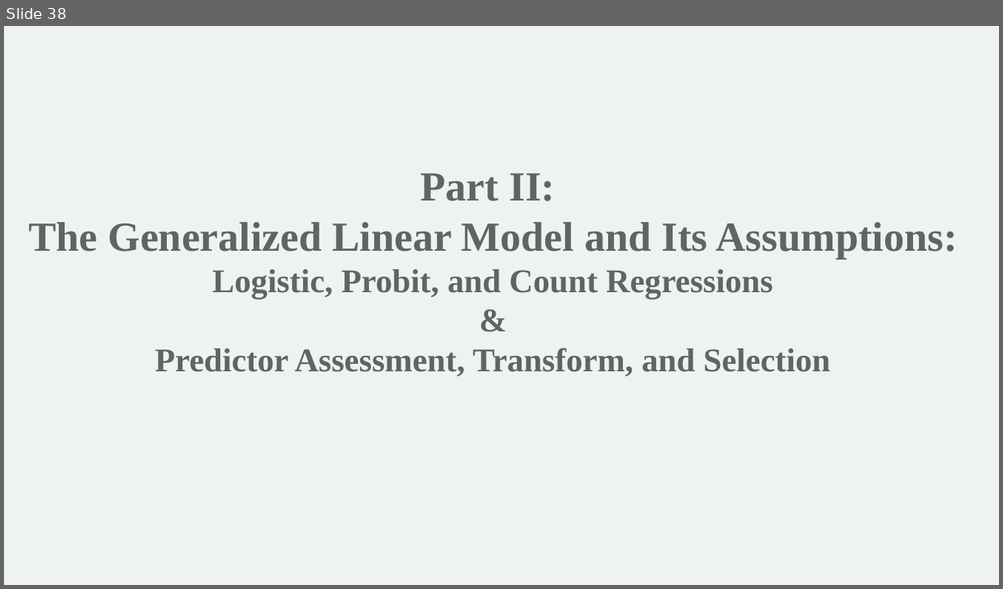
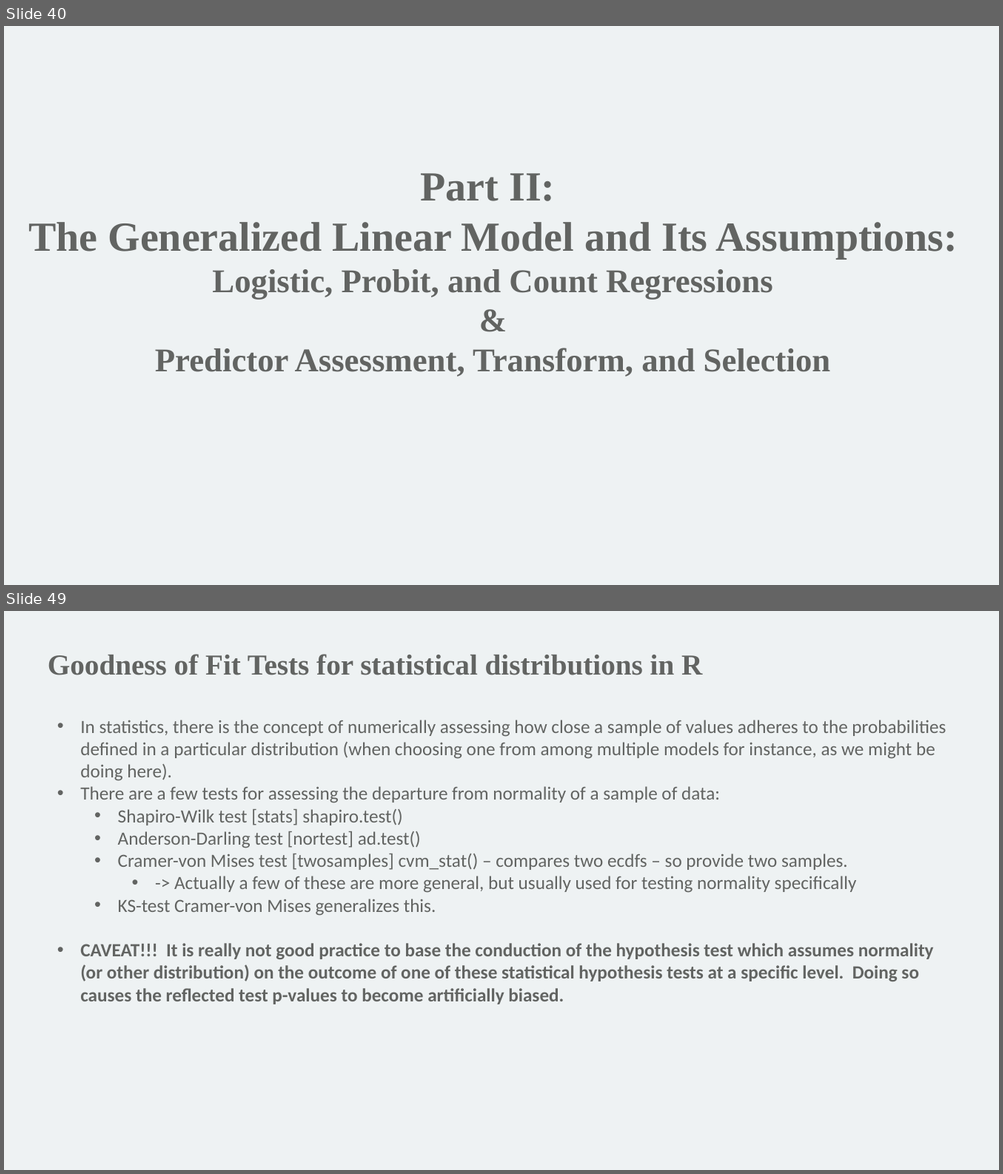
Before and after one commit to mathornton01/2022_UTSW_Lyda_Hill_Department_Beginning_R_Nanocourse, a slide deck: Slides/IntroductionToRForBeginners_DayII_MT.pptx. Shown one above the other, each under a label of ours: slide 38 before the commit, slides 40 and 49 after it; the slides between them are not shown. The pictures are 1003x589 and 1003x1174 pixels, drawn with LibreOffice and Linux fonts; fonts in the diff are those of the drawing; background and template pictures are left out. Boxes give left, top, right and bottom in pixels: in the first picture for what was removed or moved away, otherwise in the second. Text is boxed around its words. In the diff, an @@ line names an element or a change of style, - is before the commit and + after.

```diff
--- a/Slides/IntroductionToRForBeginners_DayII_MT.pptx
+++ b/Slides/IntroductionToRForBeginners_DayII_MT.pptx
@@ slide 49 added at [4, 611, 999, 1170], background #EEF2F3 @@
@@ text added at [48, 654, 702, 675], 28 pt, text #626462, bold @@
+Goodness of Fit Tests for statistical distributions in R
@@ text added at [80, 720, 945, 1005], 18 pt, text #626462 @@
+• In statistics, there is the concept of numerically assessing how close a sample of values adheres to the probabilities defined in a particular distribution (when choosing one from among multiple models for instance, as we might be doing here).
+• There are a few tests for assessing the departure from normality of a sample of data:
+  • Shapiro-Wilk test [stats] shapiro.test()
+  • Anderson-Darling test [nortest] ad.test()
+  • Cramer-von Mises test [twosamples] cvm_stat() – compares two ecdfs – so provide two samples.
+    • -> Actually a few of these are more general, but usually used for testing normality specifically
+  • KS-test Cramer-von Mises generalizes this.
+• CAVEAT!!! It is really not good practice to base the conduction of the hypothesis test which assumes normality (or other distribution) on the outcome of one of these statistical hypothesis tests at a specific level. Doing so causes the reflected test p-values to become artificially biased.
@@ what was slide 38 is now slide 40 @@
```
Also in this commit, not shown: 5 slides changed, 28 other slides added, 14 other files.
